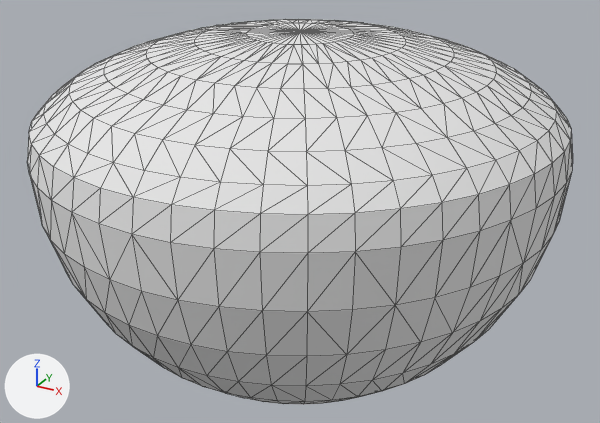
The OBJ model Project/Assets/Model/Application/Game/Skydome/Skydome.obj: old version first, new version second.
Rendered twice from a 50 mm lens placed at (1.462, -2.659, 1.016), pointed at (0.002, -0.005, -0.311). The lights are fixed; the arrows at lower left show +X, +Y and +Z. Mesh edges are drawn as thin lines. Where no turn or scale is listed for an object, it has been applied to the vertices.

In view in the first picture: '球.001_球.002'.
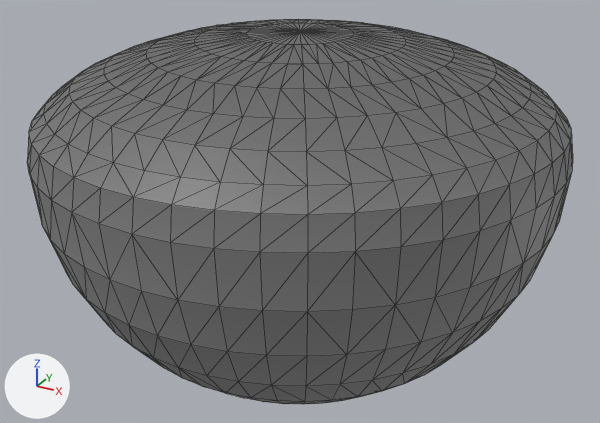
Changed parts and their boxes [x1, y1, x2, y2] in the pictures (600 x 423 px):
'球.001_球.002', recoloured (white to grey)
    both: [27, 19, 573, 405]

The change, as a list of edits to the scene's bpy script:
```text
Add img_skydome_dds:
    img_skydome_dds = load_image('Skydome.dds', 'Skydome.dds', 256, 256, 'sRGB')
Add mat_material_001:
    mat_material_001 = principled_material('material.001')
    mat_material_001.texture = img_skydome_dds
Change me_球_001_球_002:
    where me_球_001_球_002.from_pydata(...)  # 722 vertices, 1440 faces; spans x -1.0..1.0, y -1.0..1.0, z -1.0..0.4
    remove me_球_001_球_002.materials.append(mat_マテリアル_001)  # white #e7e7e7
    add me_球_001_球_002.materials.append(mat_material_001)  # picture img_skydome_dds
```
